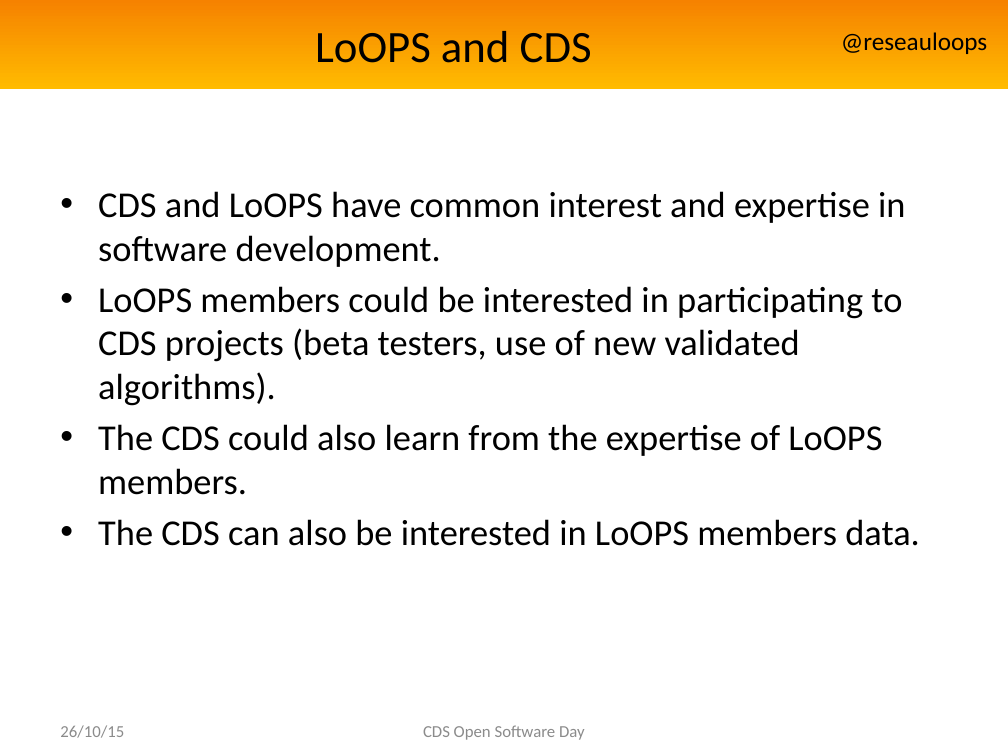
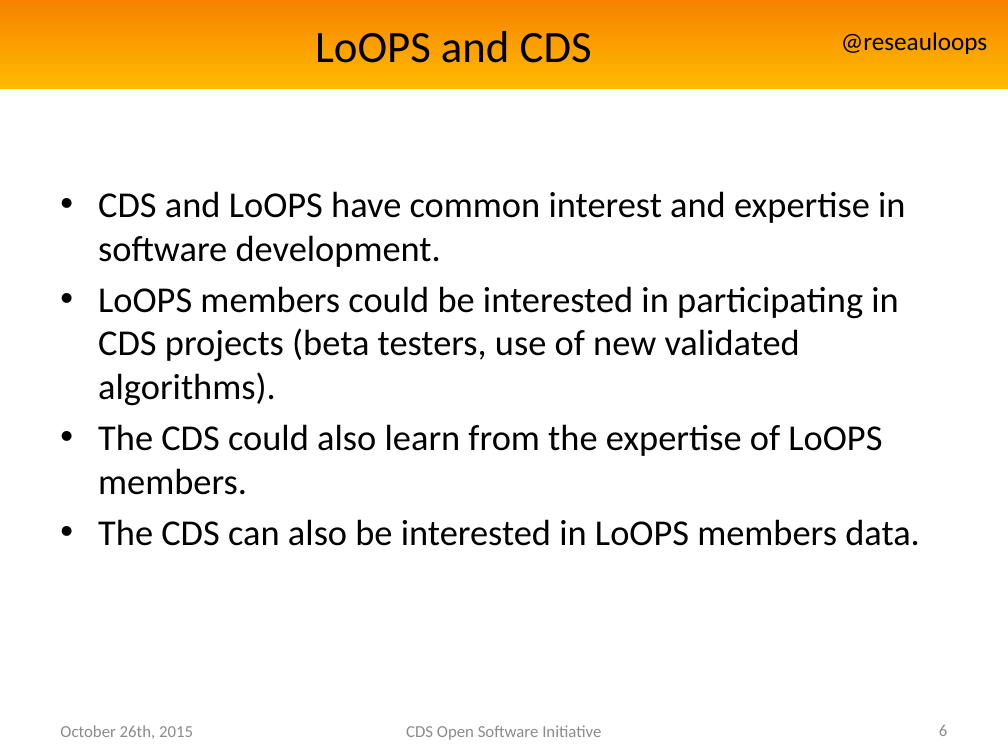
Before and after one commit to reseau-loops/reseau-loops.github.com, a slide deck: slide 6 of presentations/PrésentationLoOPSAnglais.pptx. Drawn at 1008x756 pixels with LibreOffice and Linux fonts; fonts in the diff are those of the drawing; background and template pictures are left out. Boxes give left, top, right and bottom in pixels: in the first picture for what was removed or moved away, otherwise in the second. Text is boxed around its words. In the diff, an @@ line names an element or a change of style, - is before the commit and + after.

```diff
--- a/presentations/PrésentationLoOPSAnglais.pptx
+++ b/presentations/PrésentationLoOPSAnglais.pptx
@@ text at <box>98,286,898,406</box>: text changed @@
-• LoOPS members could be interested in participating to CDS projects (beta testers, use of new validated algorithms).
+• LoOPS members could be interested in participating in CDS projects (beta testers, use of new validated algorithms).
@@ text at <box>60,725,193,739</box>: text changed @@
-26/10/15
+October 26th, 2015
@@ text at <box>406,725,601,740</box>: text changed @@
-CDS Open Software Day
+CDS Open Software Initiative
@@ page number added at <box>939,725,947,736</box>, 12 pt, text #8C8C8C @@
+6
```
Also in this commit, not shown: 6 other slides changed, 1 other file.
